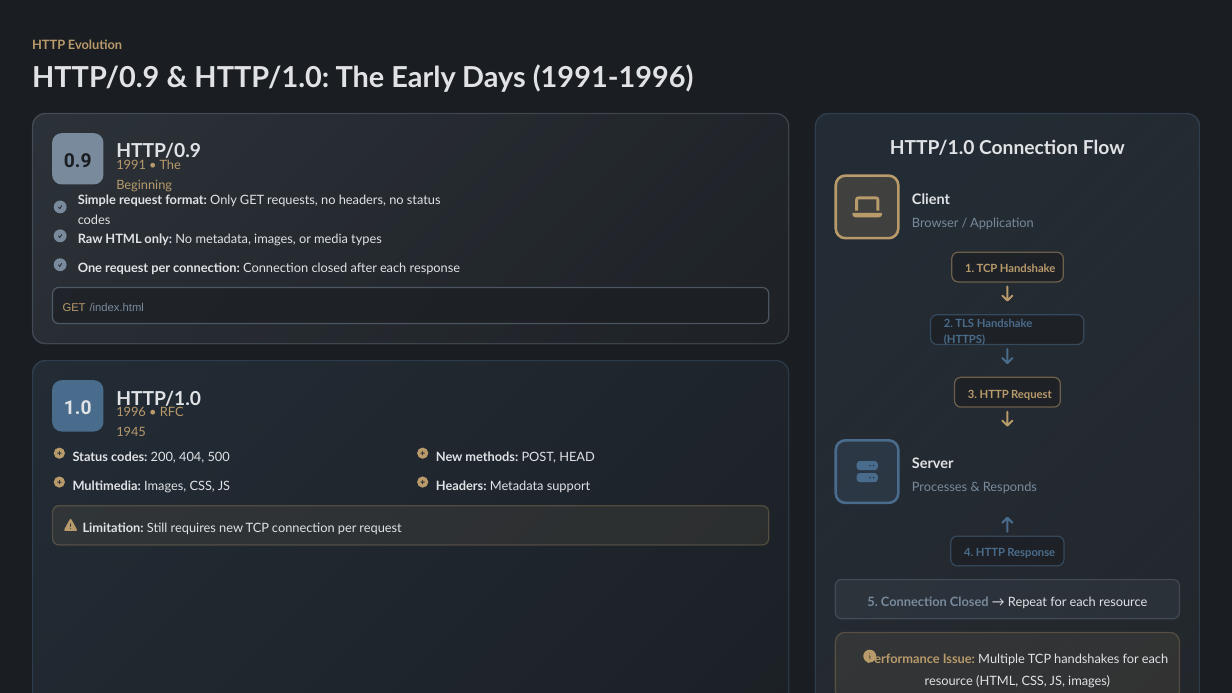
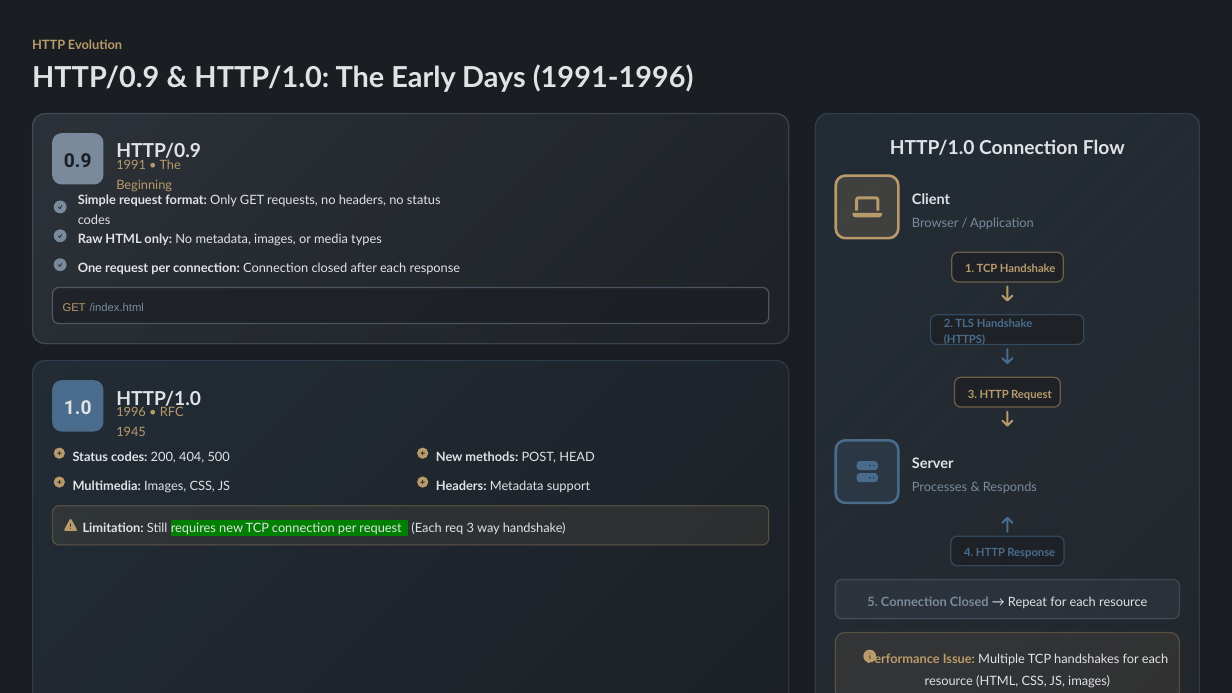
Before and after one commit to nabila-nuzhat/backend, a slide deck: slide 9 of network/sir-slides/3. HTTP Protocol_ From Fundamentals to Modern Evolution.pptx. Drawn at 1232x693 pixels with LibreOffice and Linux fonts; fonts in the diff are those of the drawing. Boxes give left, top, right and bottom in pixels: in the first picture for what was removed or moved away, otherwise in the second. Text is boxed around its words. In the diff, an @@ line names an element or a change of style, - is before the commit and + after.

```diff
--- a/network/sir-slides/3. HTTP Protocol_ From Fundamentals to Modern Evolution.pptx
+++ b/network/sir-slides/3. HTTP Protocol_ From Fundamentals to Modern Evolution.pptx
@@ text at (x1=83, y1=522, x2=566, y2=535): text changed @@
-Limitation: Still requires new TCP connection per request
+Limitation: Still requires new TCP connection per request (Each req 3 way handshake)
```
Also in this commit, not shown: 1 other slide changed, 16 other files.
